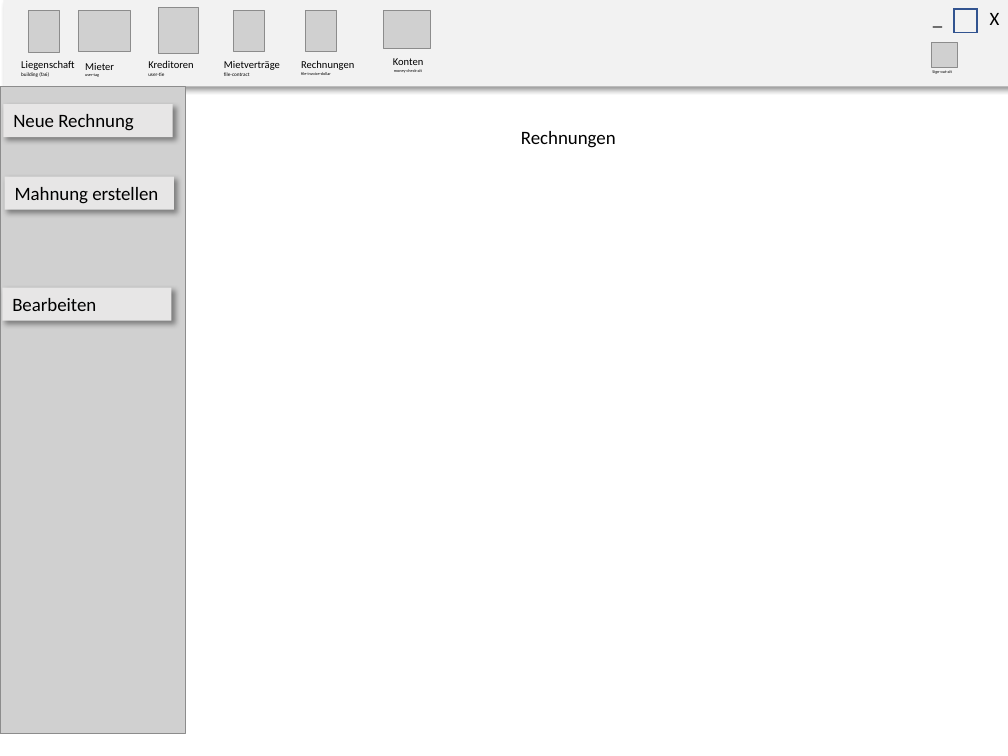
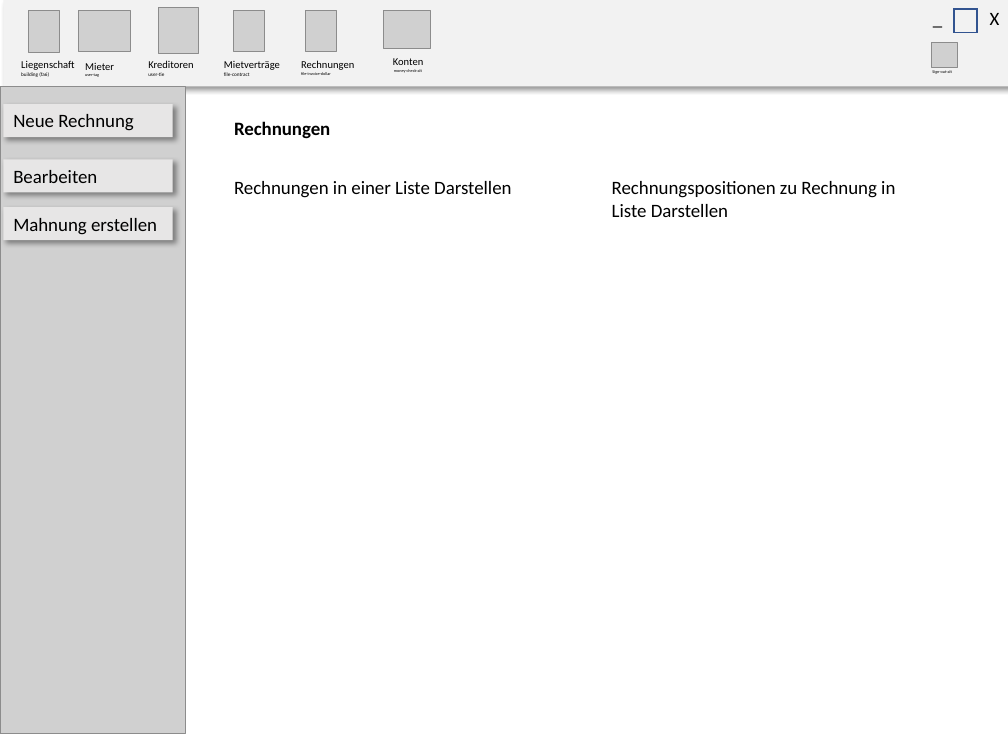
Before and after one commit to sirtheta/ImmoGlobal_Semesterarbeit, a slide deck: slide 10 of docs/GUI-Design.pptx (slide 9 before the commit). Drawn at 1008x756 pixels with LibreOffice and Linux fonts; fonts in the diff are those of the drawing; grey boxes stand for pictures. Boxes give left, top, right and bottom in pixels: in the first picture for what was removed or moved away, otherwise in the second. Text is boxed around its words. In the diff, an @@ line names an element or a change of style, - is before the commit and + after.

```diff
--- a/docs/GUI-Design.pptx
+++ b/docs/GUI-Design.pptx
@@ text "Rechnungen" moved from (x1=521, y1=131, x2=616, y2=148) to (x1=234, y1=121, x2=330, y2=139) @@
@@ text "Rechnungen" at (x1=234, y1=121, x2=330, y2=139): bold on @@
@@ rectangle "Bearbeiten" moved from (x1=2, y1=287, x2=171, y2=321) to (x1=3, y1=159, x2=172, y2=193) @@
@@ rectangle "Mahnung erstellen" moved from (x1=5, y1=176, x2=174, y2=210) to (x1=3, y1=208, x2=172, y2=241) @@
@@ text added at (x1=234, y1=181, x2=511, y2=198), 13.5 pt, text #000000 @@
+Rechnungen in einer Liste Darstellen
@@ text added at (x1=612, y1=181, x2=895, y2=217), 13.5 pt, text #000000 @@
+Rechnungspositionen zu Rechnung in Liste Darstellen
```
Also in this commit, not shown: 7 other slides changed, 1 slide added, 42 other files.
